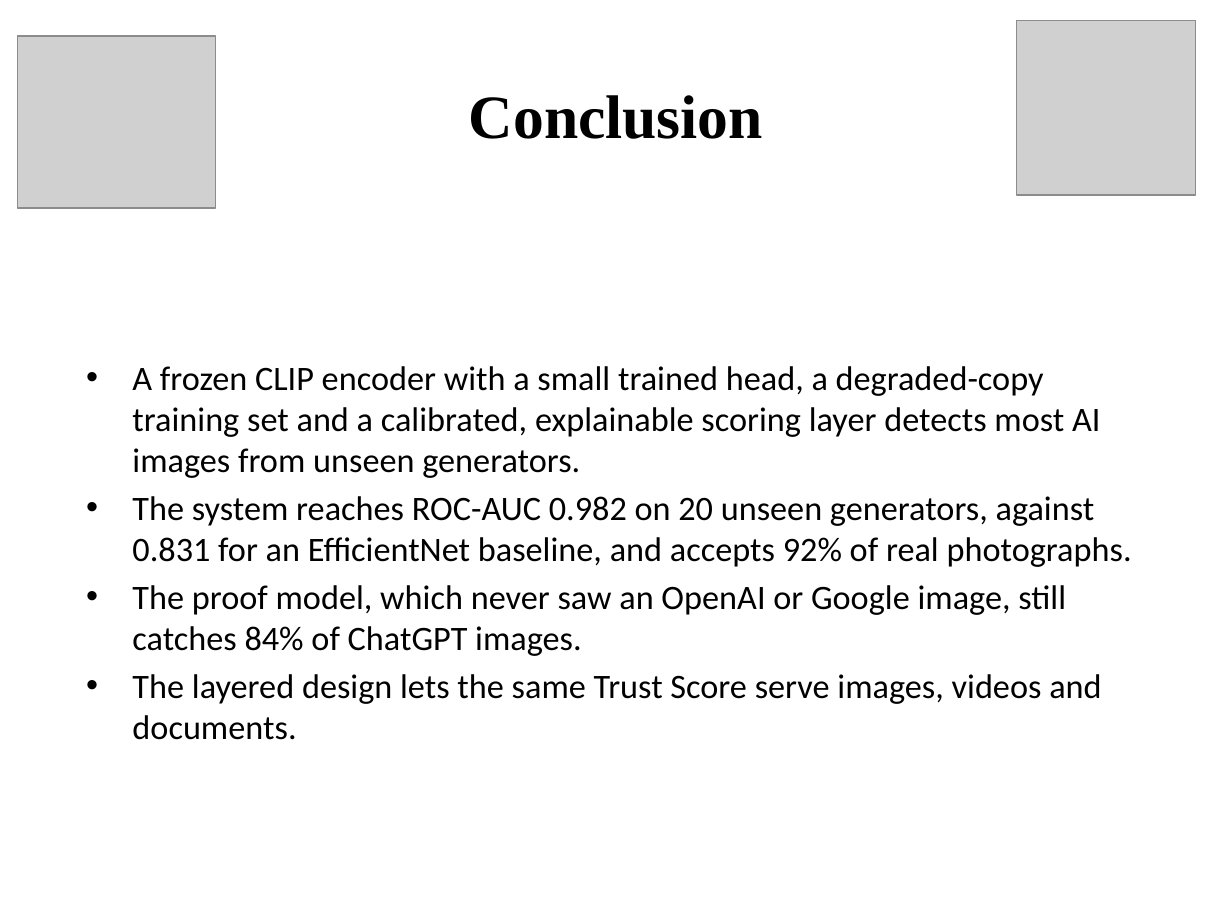
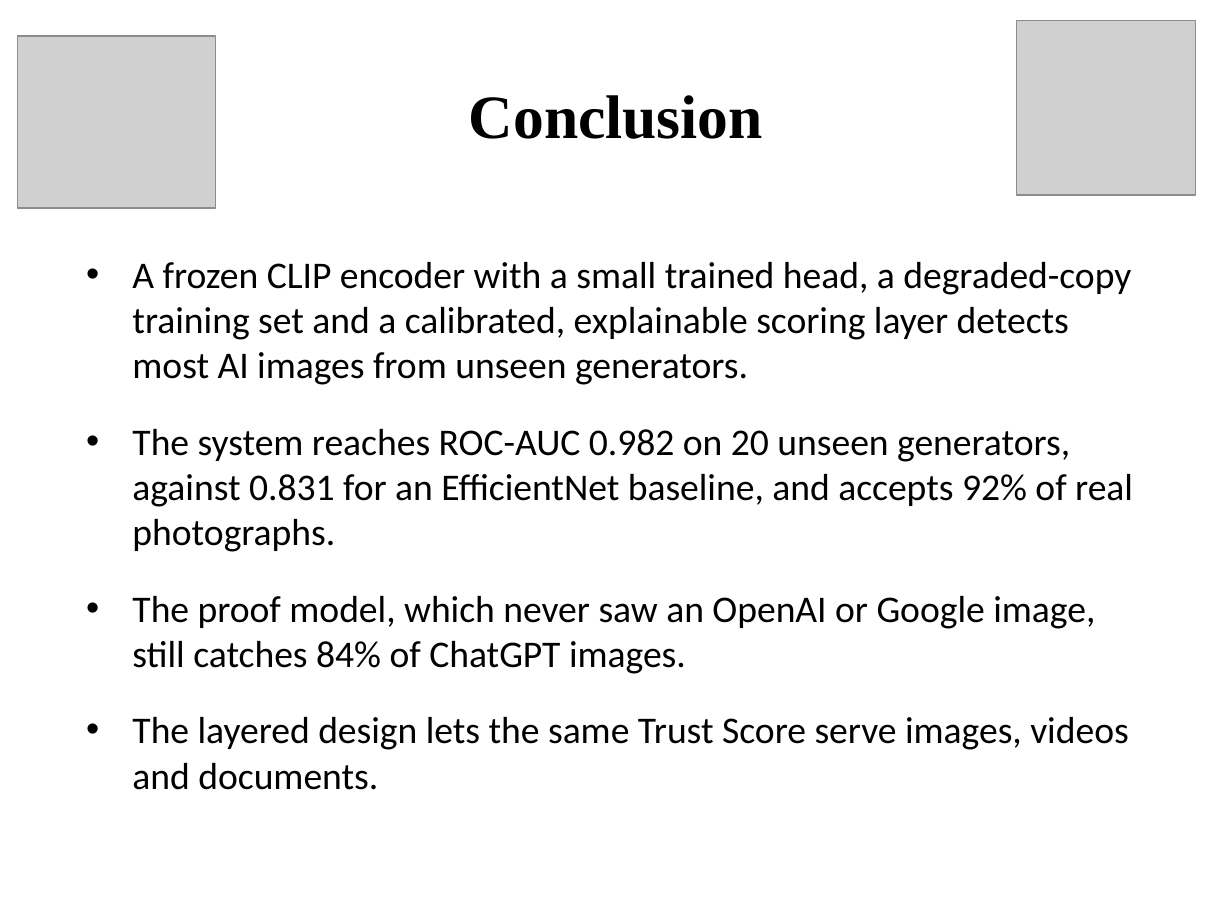
Before and after one commit to PawanBhandari03/DeepFake-Detection-Using-CrossGeneratorGeneralization, a slide deck: slide 37 of paper/reports/presentation/Final_Project_Presentation.pptx. Drawn at 1232x924 pixels with LibreOffice and Linux fonts; fonts in the diff are those of the drawing; grey boxes stand for pictures. Boxes give left, top, right and bottom in pixels: in the first picture for what was removed or moved away, otherwise in the second. Text is boxed around its words. In the diff, an @@ line names an element or a change of style, - is before the commit and + after.

```diff
--- a/paper/reports/presentation/Final_Project_Presentation.pptx
+++ b/paper/reports/presentation/Final_Project_Presentation.pptx
@@ text "A frozen CLIP encoder with ...": place and size @@
-text "A frozen CLIP encoder with ..." at [132,366,1132,740]
+text "A frozen CLIP encoder with ..." at [132,262,1133,790]
@@ text "A frozen CLIP encoder with ..." at [132,262,1133,790]: size 20 to 22 pt; more space between paragraphs @@
```
Also in this commit, not shown: 4 other slides changed, 1 other file.
